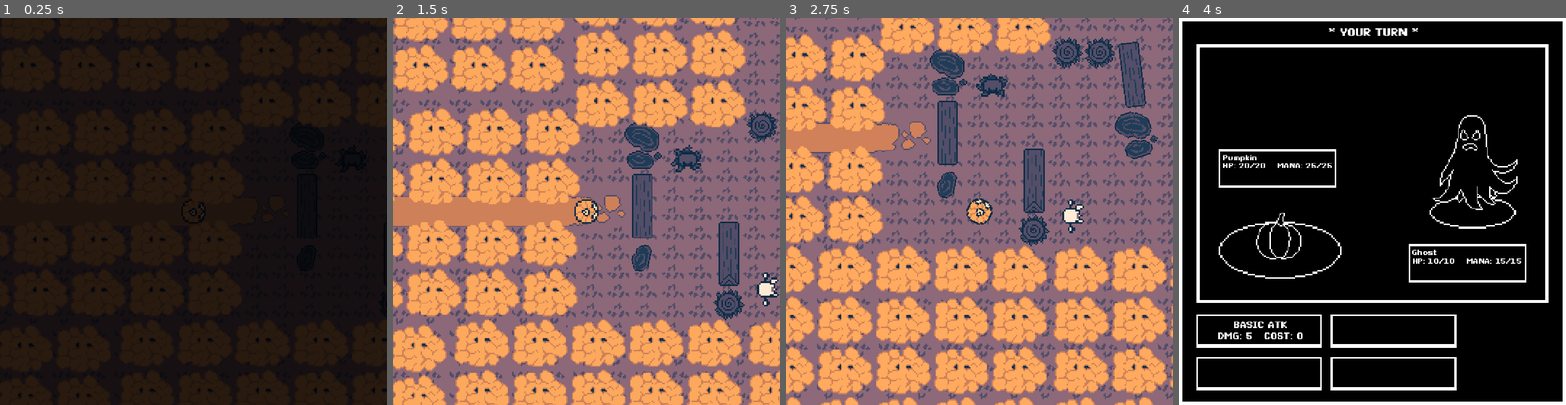
Above: before the commit, frames 1-4 (left to right).
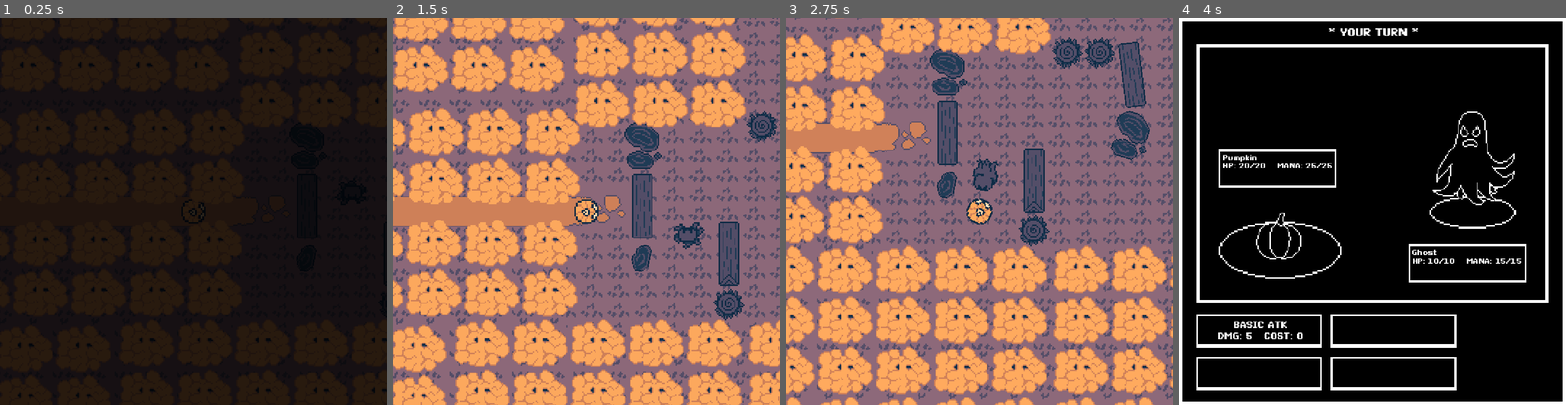
Above: after the commit, the same moments.

Repository: QuoteGenerator/Jame_Gam_Halloween
Game: Godot game, scene res://area_3.tscn
Same seed, same stepped clock (60 frames per second), same inputs: the game is played once before the commit and once after it. This scene is started directly instead of the project's main scene.
Inputs (mouse positions are in pixels of both pictures, inside the frame that each line leads up to):
- Up to frame 1 (0.25 s): no input
- Up to frame 2 (1.5 s): move the mouse to (671, 192) at 0.52 s; hold D 0.53-1.28 s; move the mouse to (509, 230) at 1.27 s; hold S from 1.28 s (still down)
- Up to frame 3 (2.75 s): move the mouse to (1018, 126) at 2.02 s; release S at 2.03 s; hold D from 2.03 s (still down)
- Up to frame 4 (4 s): move the mouse to (1353, 288) at 2.77 s; release D at 2.78 s; hold W 2.78-3.53 s; move the mouse to (1488, 269) at 3.52 s; hold A from 3.53 s (still down)

The runs differ from the first frame. In frame 2, 0.9% of the frame differs, in the area x 71-100%, y 32-75%; in frame 3, 1.6%, in the area x 48-100%, y 14-56%; in frame 4, 0.7%.

Commit message:
area 3 complete

Diff:
--- a/Jame_GAM_HALLOWEN_FIX/jame-gam-halloween/Scripts/area_3.gd
+++ b/Jame_GAM_HALLOWEN_FIX/jame-gam-halloween/Scripts/area_3.gd
@@ -6,11 +6,24 @@
 @onready var remote_transform: RemoteTransform2D = $Path2D/PathFollow2D/RemoteTransform2D
 @onready var player: CharacterBody2D = $Player
 
+@onready var path_follower_ghost: PathFollow2D = $GhostPath/PathFollow2D
+@onready var remote_transform_ghost: RemoteTransform2D = $GhostPath/PathFollow2D/RemoteTransform2D
+@onready var ghost_enemy: CharacterBody2D = $GhostEnemy
+
+@onready var path_follower_skeleton: PathFollow2D = $SkelePath/PathFollow2D
+@onready var remote_transform_skeleton: RemoteTransform2D = $SkelePath/PathFollow2D/RemoteTransform2D
+@onready var skeleton_enemy: CharacterBody2D = $SkeletonEnemy
+
+
 var is_path_following = false
-var rotate = false
+var is_ghost_following = false
+var is_skeleton_following = false
+
 # Called when the node enters the scene tree for the first time.
 func _ready() -> void:
 	is_path_following = true
+	is_ghost_following = true
+	is_skeleton_following = true
 	black_screen.show()
 	fade_anim.play("fade_out")
 
@@ -21,8 +34,21 @@
 		player.set_physics_process(false)
 		path_follower.progress_ratio += 0.011
 
+	if is_ghost_following:
+		path_follower_ghost.progress_ratio += 0.008
+
+	if is_skeleton_following:
+		path_follower_skeleton.progress_ratio += 0.008
+
 	if path_follower.progress_ratio >= 1:
 		player.set_physics_process(true)
-		rotate = true
 		remote_transform.remote_path = NodePath("")
 		player.rotation_degrees = 90
+
+	if is_instance_valid(ghost_enemy):
+		if ghost_enemy.chasing:
+			remote_transform_ghost.remote_path = NodePath("")
+
+	if is_instance_valid(skeleton_enemy):
+		if skeleton_enemy.chasing:
+			remote_transform_skeleton.remote_path = NodePath("")
--- a/Jame_GAM_HALLOWEN_FIX/jame-gam-halloween/area_3.tscn
+++ b/Jame_GAM_HALLOWEN_FIX/jame-gam-halloween/area_3.tscn
@@ -88,6 +88,18 @@
 }
 point_count = 2
 
+[sub_resource type="Curve2D" id="Curve2D_nek6s"]
+_data = {
+"points": PackedVector2Array(0, 0, 0, 0, -39, -46, 0, 0, 0, 0, -39, 61, 0, 0, 0, 0, -39, -46)
+}
+point_count = 3
+
+[sub_resource type="Curve2D" id="Curve2D_e6mn2"]
+_data = {
+"points": PackedVector2Array(0, 0, 0, 0, 112, 59, 0, 0, 0, 0, 112, -74, 0, 0, 0, 0, 112, 59)
+}
+point_count = 3
+
 [node name="Area3" type="Node2D" unique_id=295634975]
 script = ExtResource("1_1tdum")
 
@@ -340,8 +352,8 @@
 rotation = -0.12391838
 
 [node name="rock3" parent="." unique_id=1851905263 instance=ExtResource("10_e6mn2")]
-position = Vector2(72.000015, -7.000002)
-rotation = -0.3228859
+position = Vector2(68.00001, -6)
+rotation = 0.2984513
 
 [node name="treestump4" parent="." unique_id=1378768225 instance=ExtResource("12_2lb5y")]
 position = Vector2(117, -127)
@@ -356,12 +368,36 @@
 [node name="GhostEnemy" parent="." unique_id=845605063 instance=ExtResource("14_2fqny")]
 position = Vector2(-39, -45)
 
-[node name="SkeletonEnemy" parent="." unique_id=1071752477 instance=ExtResource("15_85wqg")]
-position = Vector2(24, 54.999996)
-rotation = 0.0
-
-[node name="SkeletonEnemy2" parent="." unique_id=579337935 instance=ExtResource("15_85wqg")]
+[node name="SkeletonEnemy" parent="." unique_id=1071752477 groups=["skeleton"] instance=ExtResource("15_85wqg")]
+position = Vector2(112, 59)
+rotation = -1.5707964
+scale = Vector2(1.400002, 1.400002)
+
+[node name="SkeletonEnemy2" parent="." unique_id=579337935 groups=["skeleton"] instance=ExtResource("15_85wqg")]
 position = Vector2(33, -161)
+
+[node name="GhostPath" type="Path2D" parent="." unique_id=591525514]
+position = Vector2(0, 1)
+curve = SubResource("Curve2D_nek6s")
+
+[node name="PathFollow2D" type="PathFollow2D" parent="GhostPath" unique_id=896017258]
+position = Vector2(-39, -46)
+rotation = 1.5707964
+
+[node name="RemoteTransform2D" type="RemoteTransform2D" parent="GhostPath/PathFollow2D" unique_id=634286773]
+remote_path = NodePath("../../../GhostEnemy")
+update_scale = false
+
+[node name="SkelePath" type="Path2D" parent="." unique_id=62377167]
+curve = SubResource("Curve2D_e6mn2")
+
+[node name="PathFollow2D" type="PathFollow2D" parent="SkelePath" unique_id=1011859131]
+position = Vector2(112, 59)
+rotation = -1.5707964
+
+[node name="RemoteTransform2D" type="RemoteTransform2D" parent="SkelePath/PathFollow2D" unique_id=1617842240]
+remote_path = NodePath("../../../SkeletonEnemy")
+update_scale = false
 
 [connection signal="body_entered" from="Scene_Switch" to="Scene_Switch" method="_on_body_entered"]
 [connection signal="body_exited" from="Scene_Switch" to="Scene_Switch" method="_on_body_exited"]
